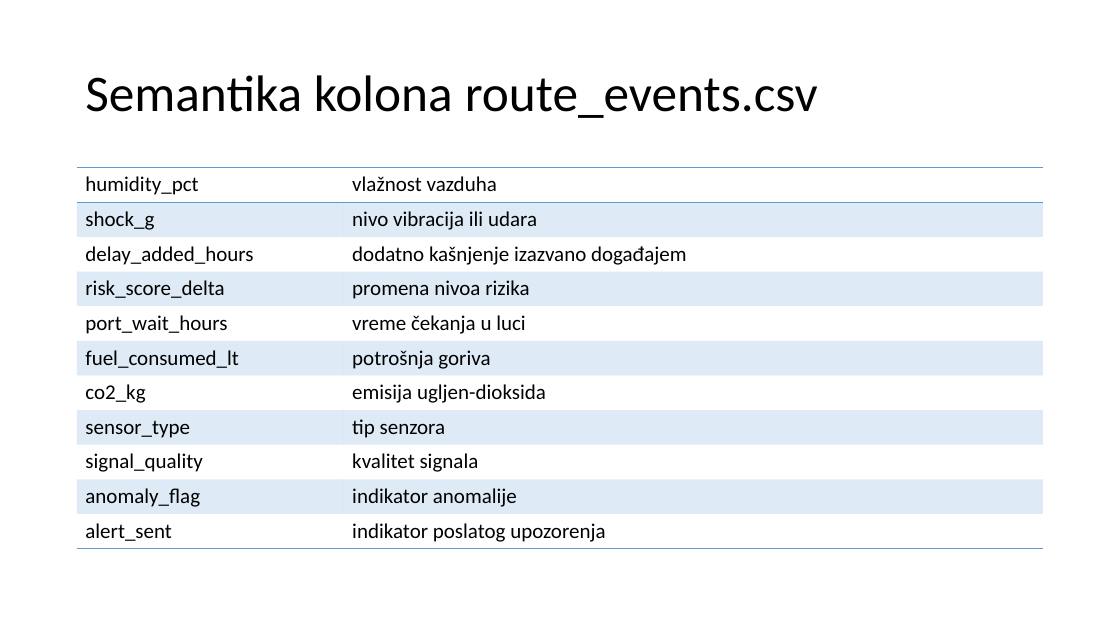
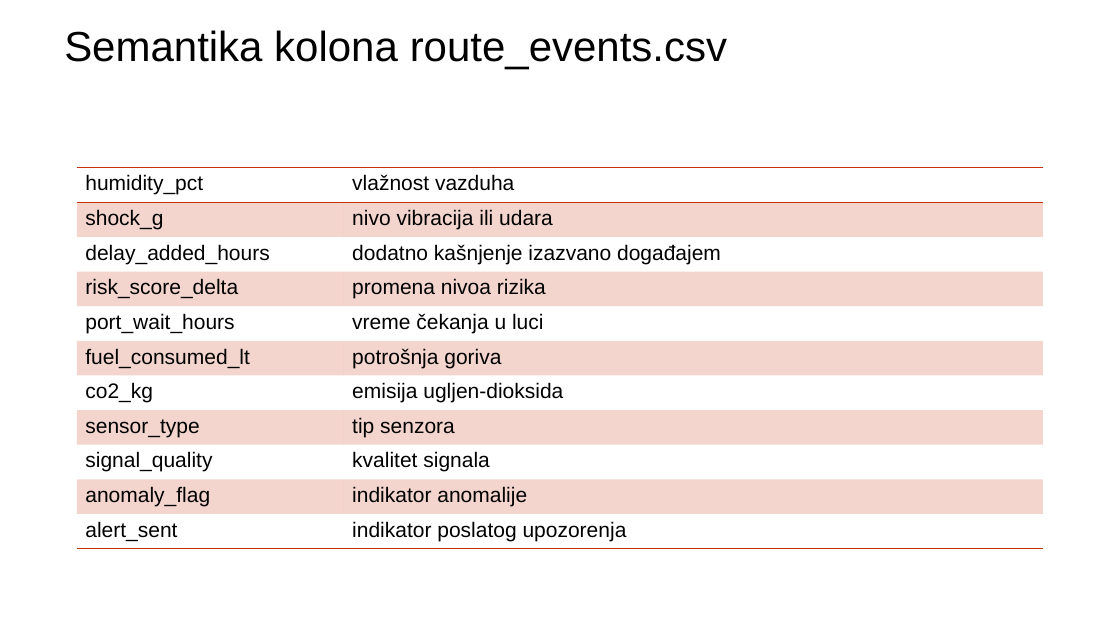
Before and after one commit to annaopi/sbp-projekat, a slide deck: slide 7 of Analiza pametne logistike globalnog uvoza (1).pptx. Drawn at 1120x630 pixels with LibreOffice and Linux fonts; fonts in the diff are those of the drawing; background and template pictures are left out. Boxes give left, top, right and bottom in pixels: in the first picture for what was removed or moved away, otherwise in the second. Text is boxed around its words. In the diff, an @@ line names an element or a change of style, - is before the commit and + after.

```diff
--- a/Analiza pametne logistike globalnog uvoza (1).pptx
+++ b/Analiza pametne logistike globalnog uvoza (1).pptx
@@ title "Semantika kolona route_events.csv": place and size @@
-title "Semantika kolona route_events.csv" at [85,75,818,118]
+title "Semantika kolona route_events.csv" at [64,30,727,69]
@@ title "Semantika kolona route_events.csv" at [64,30,727,69]: size 44 to 36 pt, font Calibri to Arial; line spacing 0.9 to 1 @@
@@ table at [77,168,1044,549] @@
@@ fill #5B9BD5 at 20% opacity to #C73109 at 20% opacity in 10 cells @@
@@ font Calibri to Arial @@
@@ borders changed @@
```
Also in this commit, not shown: 7 other slides changed, 1 slide added.
